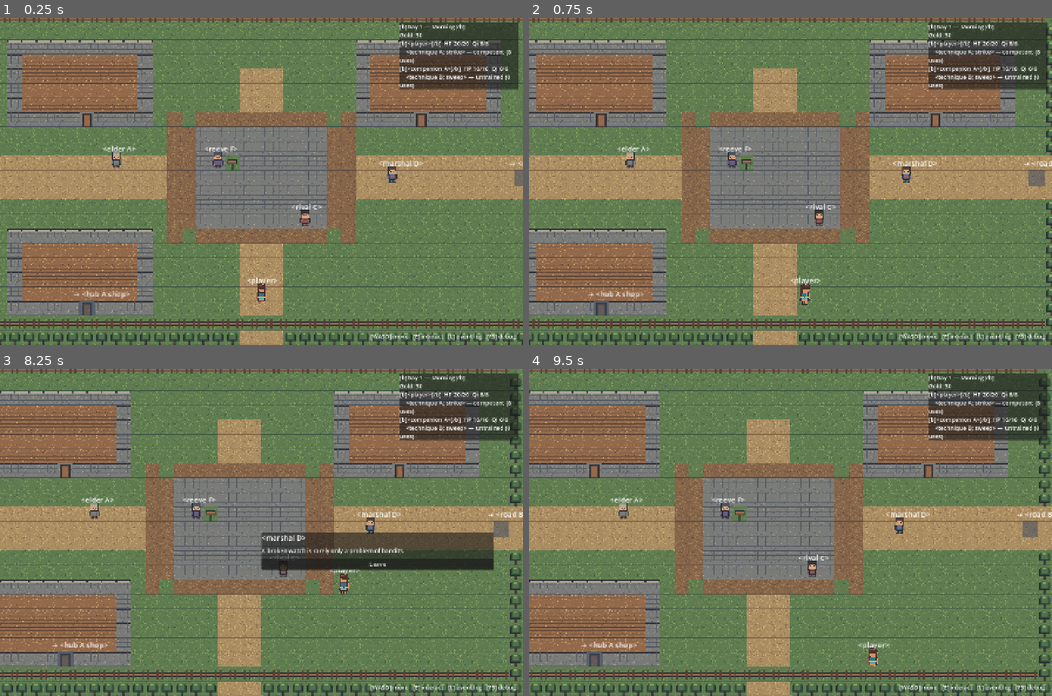
Above: before the commit, frames 1-4 (two rows, left to right).
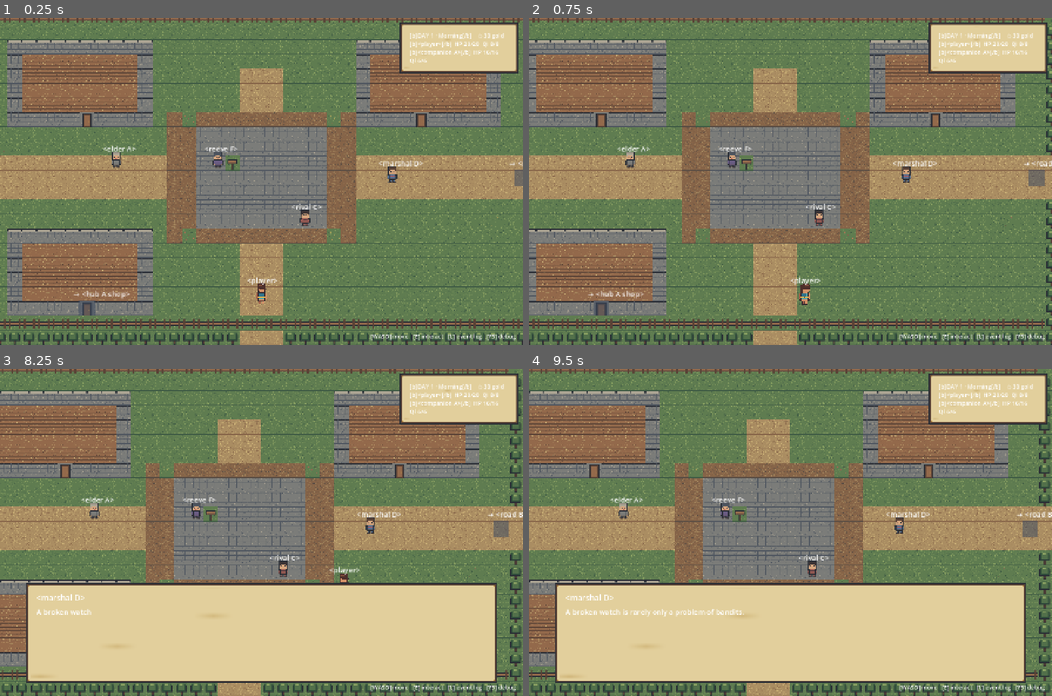
Above: after the commit, the same moments.

Repository: haowjy/living-rpg-game
Game: Godot game, scene res://game/app/main.tscn
Two runs of this game, one before a commit and one after it. Both use one fixed random seed, a clock stepped at 60 frames per second and the inputs below.
Inputs (mouse positions are in pixels of both pictures, inside the frame that each line leads up to):
- Up to frame 1 (0.25 s): no input
- Up to frame 2 (0.75 s): tap Enter at 0.5 s; move the mouse to (905, 165) at 0.52 s; hold D (move_right) from 0.53 s (still down); hold Z (interact) from 0.53 s (still down); click (905, 165) at 0.67 s
- Up to frame 3 (8.25 s): release D (move_right) at 1.25 s; release Z (interact) at 1.25 s; drag from (156, 548) to (282, 571) at 1.27 s; tap Space at 2, 5, 6.5 s; move the mouse to (313, 460) at 2.02 s; hold D (move_right) 2.03-2.75 s; hold Z (interact) 2.03-2.75 s; drag from (235, 597) to (94, 512) at 2.77 s; tap Enter at 3.5, 5.75 s; move the mouse to (418, 581) at 3.52 s; hold A (move_left) 3.53-4.25 s; hold Z (interact) 3.53-4.25 s; tap X (ui_cancel) at 4.15 s; drag from (104, 483) to (371, 529) at 4.27 s; move the mouse to (287, 532) at 5.02 s; hold S (move_down) 5.03-5.75 s; hold Z (interact) 5.03-5.75 s; click (287, 532) at 5.17 s; drag from (183, 450) to (502, 529) at 5.77 s; move the mouse to (376, 516) at 6.52 s; hold W (move_up) 6.53-7.25 s; hold Z (interact) 6.53-7.25 s; drag from (156, 548) to (345, 555) at 7.27 s; move the mouse to (313, 460) at 8.02 s; hold S (move_down) from 8.03 s (still down); hold Z (interact) from 8.03 s (still down)
- Up to frame 4 (9.5 s): release S (move_down) at 8.75 s; release Z (interact) at 8.75 s; click (905, 565) at 8.75 s, where only the run before the commit has a clickable "Leave"

The runs differ from the first frame. In frame 1, 4.4% of the frame differs, in the area x 76-100%, y 1-22%; in frame 2, 4.4%; in frame 3, 37%, in the area x 5-100%, y 1-96%; in frame 4, 32%.

Commit message:
feat(ui): add focused typewriter dialogue and DS panels

Diff:
--- /dev/null
+++ b/godot/game/app/flow_screen.gd
@@ -0,0 +1,61 @@
+class_name FlowScreen
+extends Control
+## Focus-native full-screen card used by the non-gameplay flow screens.
+
+signal selected(action: String)
+
+const PANEL_TEXTURE := preload("res://game/assets/generated/ui/panel.png")
+
+
+func setup(heading: String, lines: Array[String], actions: Array[Dictionary]) -> void:
+	set_anchors_preset(Control.PRESET_FULL_RECT)
+	var background := ColorRect.new()
+	background.color = Color("10151c")
+	background.set_anchors_preset(Control.PRESET_FULL_RECT)
+	add_child(background)
+
+	var panel := PanelContainer.new()
+	panel.set_anchors_preset(Control.PRESET_CENTER)
+	panel.custom_minimum_size = Vector2(720, 0)
+	panel.position = -panel.custom_minimum_size / 2.0
+	panel.add_theme_stylebox_override("panel", panel_style())
+	add_child(panel)
+	var column := VBoxContainer.new()
+	column.add_theme_constant_override("separation", 18)
+	panel.add_child(column)
+	var title := Label.new()
+	title.text = heading
+	title.horizontal_alignment = HORIZONTAL_ALIGNMENT_CENTER
+	title.add_theme_font_size_override("font_size", 34)
+	column.add_child(title)
+	for line in lines:
+		var label := Label.new()
+		label.text = line
+		label.horizontal_alignment = HORIZONTAL_ALIGNMENT_CENTER
+		label.autowrap_mode = TextServer.AUTOWRAP_WORD_SMART
+		label.add_theme_font_size_override("font_size", 20)
+		column.add_child(label)
+	for action in actions:
+		var button := Button.new()
+		button.text = String(action.label)
+		var action_id := String(action.id)
+		button.pressed.connect(func() -> void: selected.emit(action_id))
+		column.add_child(button)
+	if not actions.is_empty():
+		await get_tree().process_frame
+		var first := column.get_child(column.get_child_count() - actions.size()) as Button
+		first.grab_focus()
+
+
+static func panel_style() -> StyleBoxTexture:
+	var style := StyleBoxTexture.new()
+	style.texture = PANEL_TEXTURE
+	style.texture_margin_left = 12
+	style.texture_margin_top = 12
+	style.texture_margin_right = 12
+	style.texture_margin_bottom = 12
+	style.content_margin_left = 28
+	style.content_margin_top = 24
+	style.content_margin_right = 28
+	style.content_margin_bottom = 24
+	return style
--- /dev/null
+++ b/godot/game/ui/dialogue/dialogue_panel.gd
@@ -0,0 +1,139 @@
+class_name DialoguePanel
+extends PanelContainer
+## Bottom dialogue box: reveal, advance, then choose. Confirm never fights reveal.
+
+signal choice_made(action: String, args: Dictionary)
+
+const PANEL_TEXTURE := preload("res://game/assets/generated/ui/panel.png")
+const FAST_REVEAL := 72.0
+const DELIBERATE_REVEAL := 48.0
+
+var _title: Label
+var _body: RichTextLabel
+var _choices: VBoxContainer
+var _hint: Label
+var _lines: Array = []
+var _line_index := 0
+var _reveal_progress := 0.0
+var _reveal_speed := FAST_REVEAL
+var _prompt: Dictionary = {}
+var _input_hints: InputHints
+
+
+func _ready() -> void:
+	set_anchors_preset(Control.PRESET_BOTTOM_WIDE)
+	offset_left = 72
+	offset_right = -72
+	offset_top = -310
+	offset_bottom = -36
+	add_theme_stylebox_override("panel", FlowScreen.panel_style())
+	var column := VBoxContainer.new()
+	column.add_theme_constant_override("separation", 9)
+	add_child(column)
+	_title = Label.new()
+	_title.add_theme_font_size_override("font_size", 22)
+	column.add_child(_title)
+	_body = RichTextLabel.new()
+	_body.custom_minimum_size = Vector2(0, 72)
+	_body.size_flags_vertical = Control.SIZE_EXPAND_FILL
+	_body.add_theme_font_size_override("normal_font_size", 20)
+	column.add_child(_body)
+	_choices = VBoxContainer.new()
+	_choices.add_theme_constant_override("separation", 5)
+	column.add_child(_choices)
+	_hint = Label.new()
+	_hint.horizontal_alignment = HORIZONTAL_ALIGNMENT_RIGHT
+	column.add_child(_hint)
+	hide()
+
+
+func attach_hints(hints: InputHints) -> void:
+	_input_hints = hints
+	hints.device_changed.connect(_refresh_hint)
+
+
+func open(prompt: Dictionary) -> void:
+	_prompt = prompt
+	_title.text = String(prompt.get("title", ""))
+	_lines = prompt.get("lines", [])
+	if _lines.is_empty():
+		_lines = [""]
+	_line_index = 0
+	_reveal_speed = DELIBERATE_REVEAL if "shrine" in _title.text.to_lower() or "ceremony" in _title.text.to_lower() else FAST_REVEAL
+	for child in _choices.get_children():
+		child.queue_free()
+	show()
+	_show_line()
+
+
+func close() -> void:
+	hide()
+	_prompt = {}
+
+
+func _process(delta: float) -> void:
+	if not visible or _body.visible_characters < 0:
+		return
+	_reveal_progress += delta * _reveal_speed
+	_body.visible_characters = mini(int(_reveal_progress), _body.get_total_character_count())
+	if _body.visible_characters >= _body.get_total_character_count():
+		_body.visible_characters = -1
+		_refresh_hint()
+
+
+func _unhandled_input(event: InputEvent) -> void:
+	if not visible:
+		return
+	if event.is_action_pressed("ui_accept"):
+		get_viewport().set_input_as_handled()
+		if _body.visible_characters >= 0:
+			_body.visible_characters = -1
+			_refresh_hint()
+		elif _choices.get_child_count() == 0:
+			_advance()
+	elif event.is_action_pressed("ui_cancel") and _body.visible_characters < 0:
+		for choice: Dictionary in _prompt.get("choices", []):
+			if String(choice.get("action", "")) == "close":
+				get_viewport().set_input_as_handled()
+				choice_made.emit("close", {})
+				return
+
+
+func _show_line() -> void:
+	_body.text = String(_lines[_line_index])
+	_body.visible_characters = 0
+	_reveal_progress = 0.0
+	_hint.text = ""
+
+
+func _advance() -> void:
+	if _line_index + 1 < _lines.size():
+		_line_index += 1
+		_show_line()
+	else:
+		_show_choices()
+
+
+func _show_choices() -> void:
+	for choice: Dictionary in _prompt.get("choices", []):
+		var button := Button.new()
+		button.text = String(choice.get("label", "..."))
+		var action := String(choice.get("action", "close"))
+		var args: Dictionary = choice.get("args", {})
+		button.pressed.connect(func() -> void: choice_made.emit(action, args))
+		_choices.add_child(button)
+	_refresh_hint()
+	await get_tree().process_frame
+	if _choices.get_child_count() > 0:
+		(_choices.get_child(0) as Button).grab_focus()
+
+
+func _refresh_hint() -> void:
+	if _input_hints == null:
+		return
+	if _body.visible_characters >= 0:
+		_hint.text = "[%s] reveal" % _input_hints.confirm_label()
+	elif _choices.get_child_count() == 0:
+		_hint.text = "[%s] continue" % _input_hints.confirm_label()
+	else:
+		_hint.text = "[%s] choose   [%s] back" % [_input_hints.confirm_label(), _input_hints.cancel_label()]
--- a/godot/game/ui/dialogue_panel.gd
+++ /dev/null
@@ -1,49 +0,0 @@
-class_name DialoguePanel
-extends PanelContainer
-## Modal dialogue/choice panel. Renders a DialogueData prompt Dictionary
-## and emits the chosen action for Main to execute.
-
-signal choice_made(action: String, args: Dictionary)
-
-var _title: Label
-var _body: RichTextLabel
-var _choices: VBoxContainer
-
-
-func _ready() -> void:
-	custom_minimum_size = Vector2(640, 0)
-	var column := VBoxContainer.new()
-	column.add_theme_constant_override("separation", 10)
-	add_child(column)
-	_title = Label.new()
-	_title.add_theme_font_size_override("font_size", 20)
-	column.add_child(_title)
-	_body = RichTextLabel.new()
-	_body.fit_content = true
-	_body.custom_minimum_size = Vector2(600, 0)
-	column.add_child(_body)
-	_choices = VBoxContainer.new()
-	_choices.add_theme_constant_override("separation", 6)
-	column.add_child(_choices)
-	hide()
-
-
-func open(prompt: Dictionary) -> void:
-	_title.text = String(prompt.get("title", ""))
-	var lines: Array = prompt.get("lines", [])
-	_body.text = "\n".join(PackedStringArray(lines))
-	for child in _choices.get_children():
-		child.queue_free()
-	var choices: Array = prompt.get("choices", [])
-	for choice in choices:
-		var button := Button.new()
-		button.text = String(choice.get("label", "..."))
-		var action := String(choice.get("action", "close"))
-		var args: Dictionary = choice.get("args", {})
-		button.pressed.connect(func() -> void: choice_made.emit(action, args))
-		_choices.add_child(button)
-	show()
-
-
-func close() -> void:
-	hide()
--- a/godot/game/ui/party_panel.gd
+++ b/godot/game/ui/party_panel.gd
@@ -1,21 +1,21 @@
 class_name PartyPanel
 extends PanelContainer
-## Always-visible party status: hp/qi, technique proficiency, spirit state.
+## Compact always-readable overworld HUD.
 
 var _label: RichTextLabel
 
 
 func _ready() -> void:
+	add_theme_stylebox_override("panel", FlowScreen.panel_style())
 	_label = RichTextLabel.new()
 	_label.fit_content = true
-	_label.custom_minimum_size = Vector2(300, 0)
+	_label.custom_minimum_size = Vector2(250, 0)
 	add_child(_label)
 
 
 func refresh(gs: GameState) -> void:
 	var lines := PackedStringArray()
-	lines.append("[b]Day %d — %s[/b]" % [gs.day, gs.time_of_day_name()])
-	lines.append("Gold: %d" % gs.gold)
+	lines.append("[b]DAY %d · %s[/b]    ◇ %d gold" % [gs.day, gs.time_of_day_name(), gs.gold])
 	for actor in gs.party:
 		var line := "[b]%s[/b]  HP %d/%d" % [actor.display_name, actor.hp, actor.max_hp]
 		if actor.max_qi > 0 and not actor.is_spirit():
@@ -25,7 +25,4 @@
 			line += "  [%s]" % ("bonded" if spirit.is_bonded()
 					else "resting %d" % spirit.rest_remaining)
 		lines.append(line)
-		for technique in actor.techniques:
-			lines.append("    %s — %s (%d uses)"
-					% [technique.def.display_name, technique.level_name(), technique.uses])
 	_label.text = "\n".join(lines)
Not shown, added: godot/game/app/flow_screen.gd.uid
Not shown, added: godot/game/ui/dialogue/dialogue_panel.gd.uid
Not shown, removed: godot/game/ui/dialogue_panel.gd.uid
